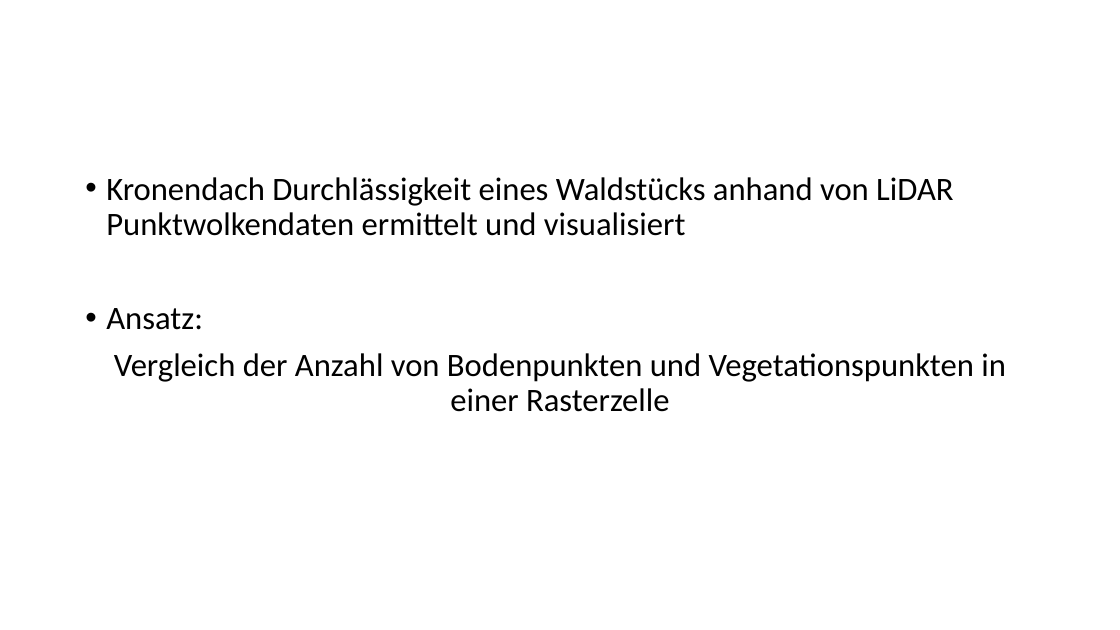
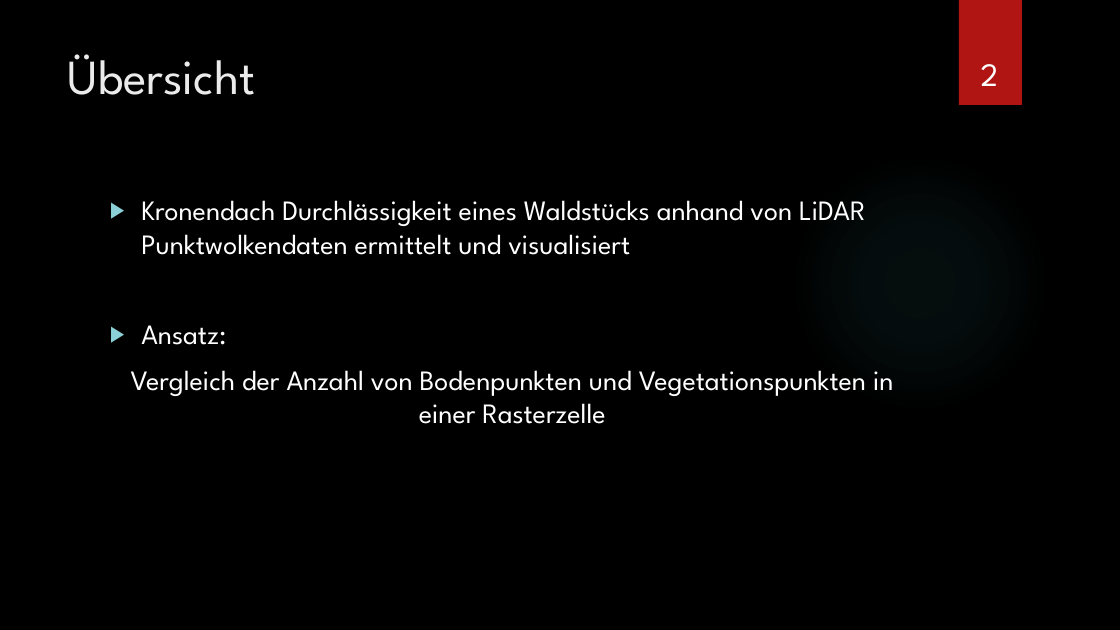
Before and after one commit to PythonThema4/kronendach, a slide deck: slide 2 of Kronendach-Durchlässigkeit.pptx. Drawn at 1120x630 pixels with LibreOffice and Linux fonts; fonts in the diff are those of the drawing; background and template pictures are left out. Boxes give left, top, right and bottom in pixels: in the first picture for what was removed or moved away, otherwise in the second. Text is boxed around its words. In the diff, an @@ line names an element or a change of style, - is before the commit and + after.

```diff
--- a/Kronendach-Durchlässigkeit.pptx
+++ b/Kronendach-Durchlässigkeit.pptx
@@ background #FFFFFF to picture (left out) @@
@@ rectangle added at [959, 0, 1022, 105], fill #B01513 @@
@@ title added at [68, 54, 256, 95], 42 pt, text #EBEBEB @@
+Übersicht
@@ page number added at [981, 64, 999, 86], 28 pt, text #FFFFFF @@
+2
@@ ellipse added at [791, 154, 1049, 413], fill gradient #50B9C1 @@
@@ text "Kronendach Durchlässigkeit eines Waldstücks anhand ...": place and size @@
-text "Kronendach Durchlässigkeit eines Waldstücks anhand ..." at [106, 177, 1006, 412]
+text "Kronendach Durchlässigkeit eines Waldstücks anhand ..." at [131, 200, 893, 424]
@@ text "Kronendach Durchlässigkeit eines Waldstücks anhand ..." at [131, 200, 893, 424]: size 28 to 24 pt, font Calibri to League Spartan, text colour #000000 to #FFFFFF; bullet • to ▶; line spacing 0.9 to 1 @@
```
Also in this commit, not shown: 4 other slides changed, 5 slides added, 6 slides removed, 7 other files.
